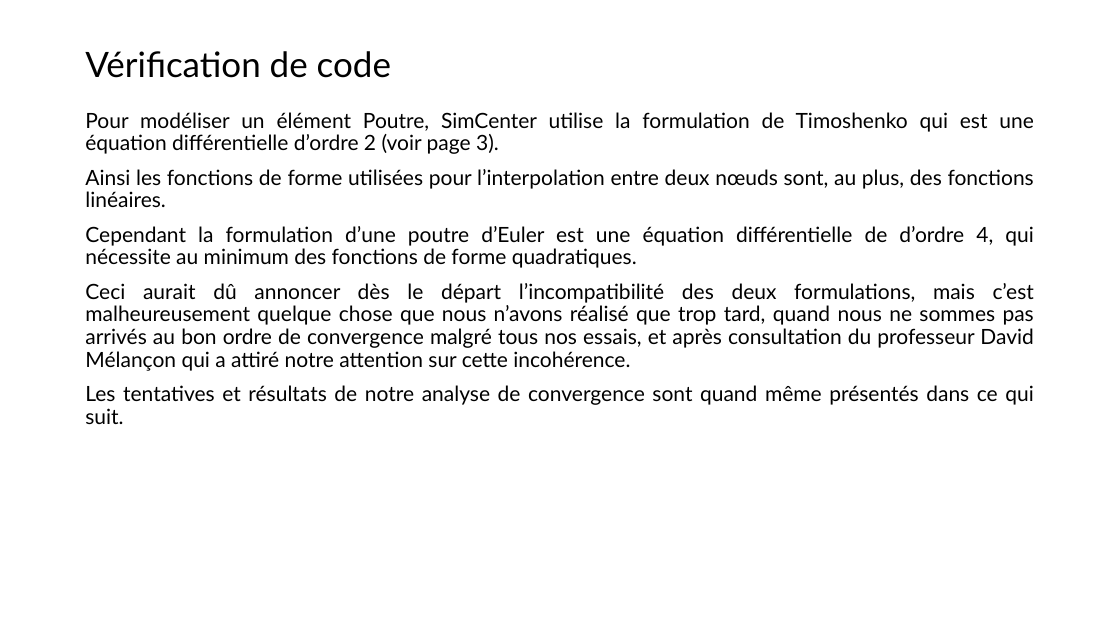
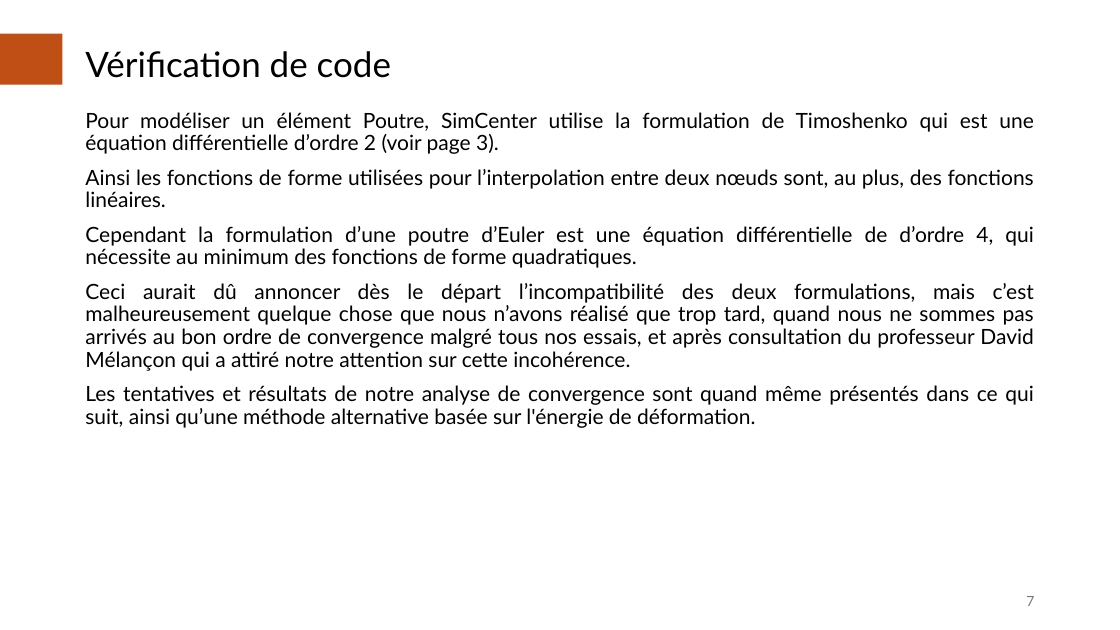
Before and after one commit to AcileSf/MEC8211ProjetFinal, a slide deck: slide 7 of Rapport_Projet_V1.pptx. Drawn at 1120x630 pixels with LibreOffice and Linux fonts; fonts in the diff are those of the drawing. Boxes give left, top, right and bottom in pixels: in the first picture for what was removed or moved away, otherwise in the second. Text is boxed around its words. In the diff, an @@ line names an element or a change of style, - is before the commit and + after.

```diff
--- a/Rapport_Projet_V1.pptx
+++ b/Rapport_Projet_V1.pptx
@@ rectangle added at bbox=[0, 34, 62, 85], fill #C04F15 @@
@@ text at bbox=[85, 385, 1033, 428]: text changed @@
-Les tentatives et résultats de notre analyse de convergence sont quand même présentés dans ce qui suit.
+Les tentatives et résultats de notre analyse de convergence sont quand même présentés dans ce qui suit, ainsi qu’une méthode alternative basée sur l'énergie de déformation.
@@ page number added at bbox=[1026, 596, 1034, 606], 12 pt, text #797979 @@
+7
```
Also in this commit, not shown: 24 other slides changed, 1 other file.
